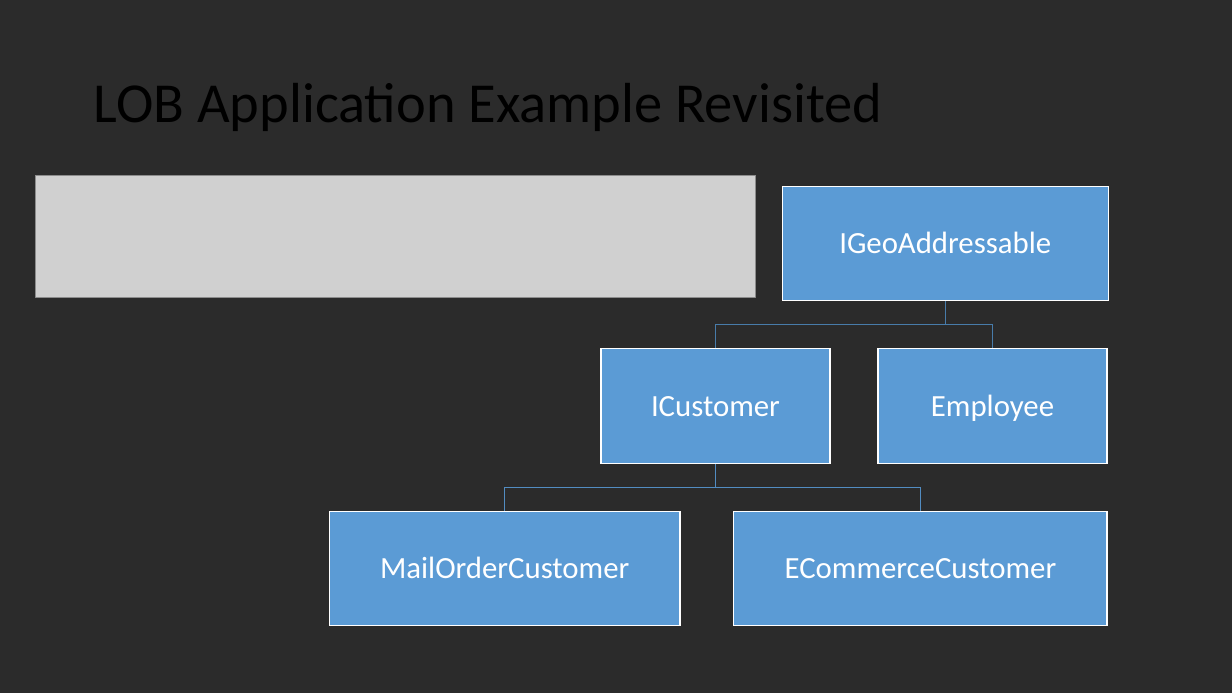
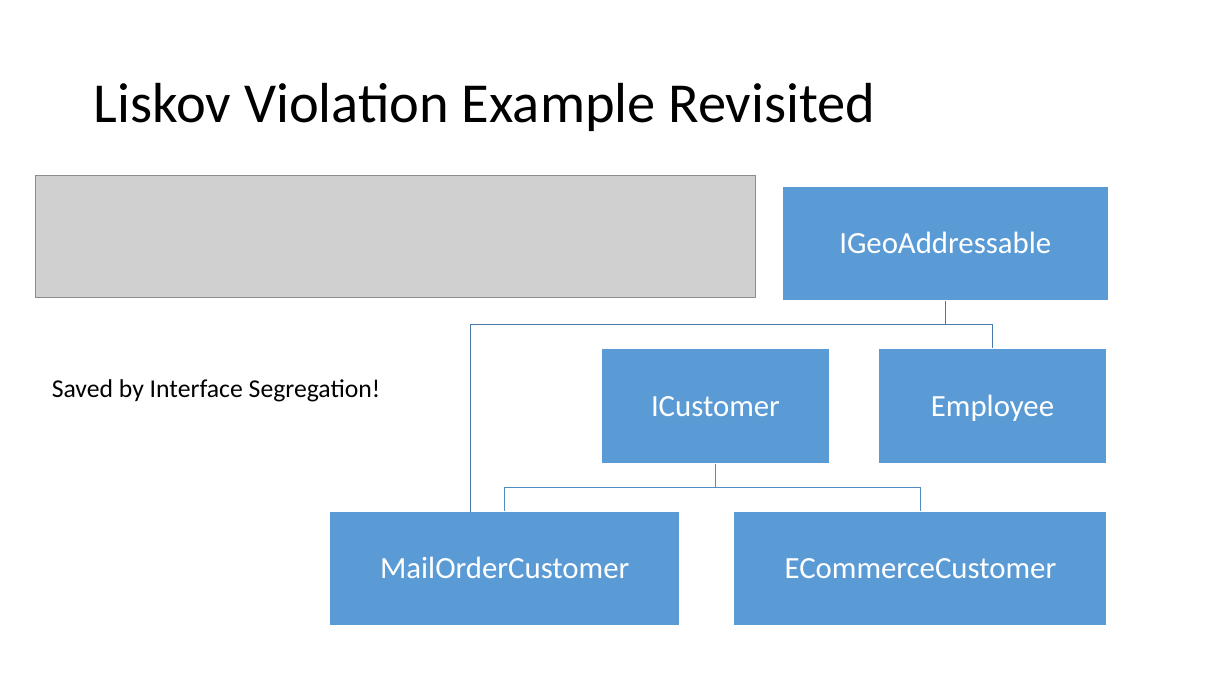
Before and after one commit to PhilipJordan/SOLID, a slide deck: slide 7 of Presentations/LI Redux.pptx (slide 5 before the commit). Drawn at 1232x693 pixels with LibreOffice and Linux fonts; fonts in the diff are those of the drawing; grey boxes stand for pictures; background and template pictures are left out; a plain dark background stands for a picture behind light text. Boxes give left, top, right and bottom in pixels: in the first picture for what was removed or moved away, otherwise in the second. Text is boxed around its words. In the diff, an @@ line names an element or a change of style, - is before the commit and + after.

Commit message:
Re-worked the examples in LI presentation.

```diff
--- a/Presentations/LI Redux.pptx
+++ b/Presentations/LI Redux.pptx
@@ background picture (left out) to #FFFFFF @@
@@ title at box(94, 82, 875, 131): text changed @@
-LOB Application Example Revisited
+Liskov Violation Example Revisited
@@ elbow line added from (945, 324) to (470, 511), #477BA9 1 pt @@
@@ freeform shape removed at box(715, 300, 945, 348) @@
@@ text added at box(52, 379, 381, 402), 20 pt, text #000000 @@
+Saved by Interface Segregation!
```
Also in this commit, not shown: 4 other slides changed, 1 slide added.
